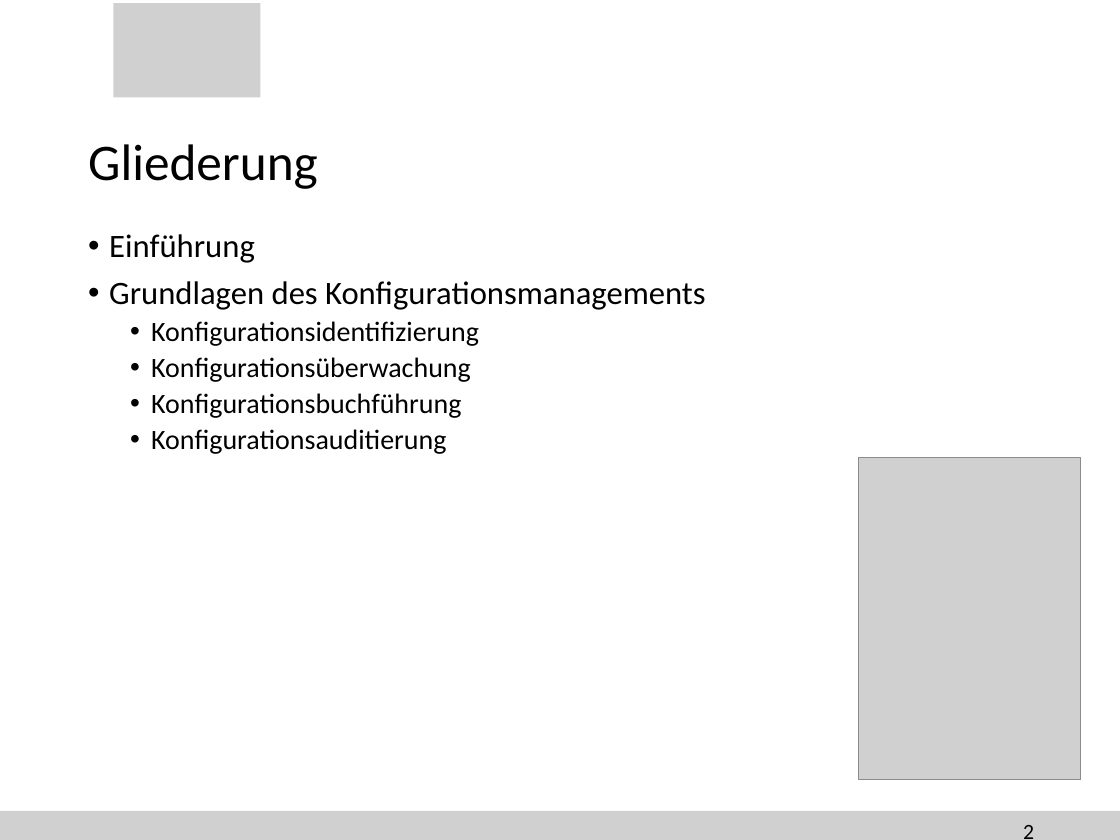
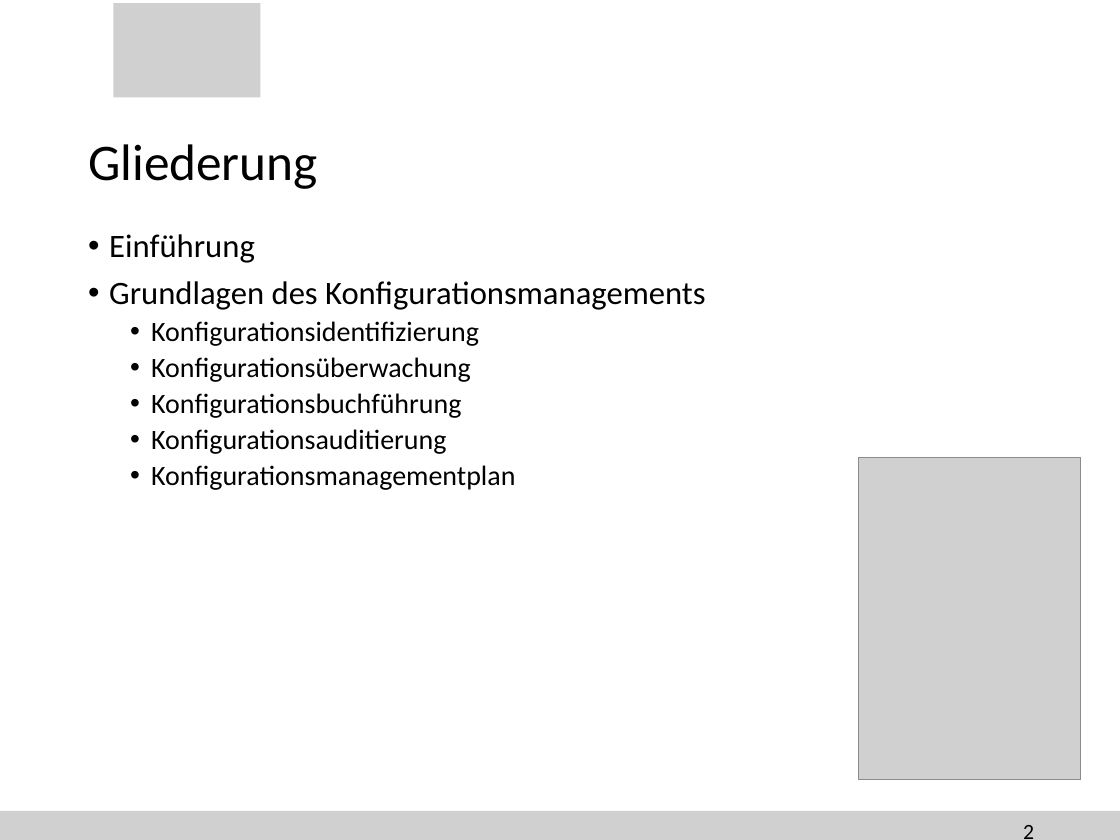
Before and after one commit to SteiMi/swm-seminar, a slide deck: slide 2 of Präsentation/seminar.pptx. Drawn at 1120x840 pixels with LibreOffice and Linux fonts; fonts in the diff are those of the drawing; grey boxes stand for pictures; background and template pictures are left out. Boxes give left, top, right and bottom in pixels: in the first picture for what was removed or moved away, otherwise in the second. Text is boxed around its words. In the diff, an @@ line names an element or a change of style, - is before the commit and + after.

```diff
--- a/Präsentation/seminar.pptx
+++ b/Präsentation/seminar.pptx
@@ text at (151,465,515,490): paragraph added @@
+  • Konfigurationsmanagementplan
```
Also in this commit, not shown: 11 slides added.
